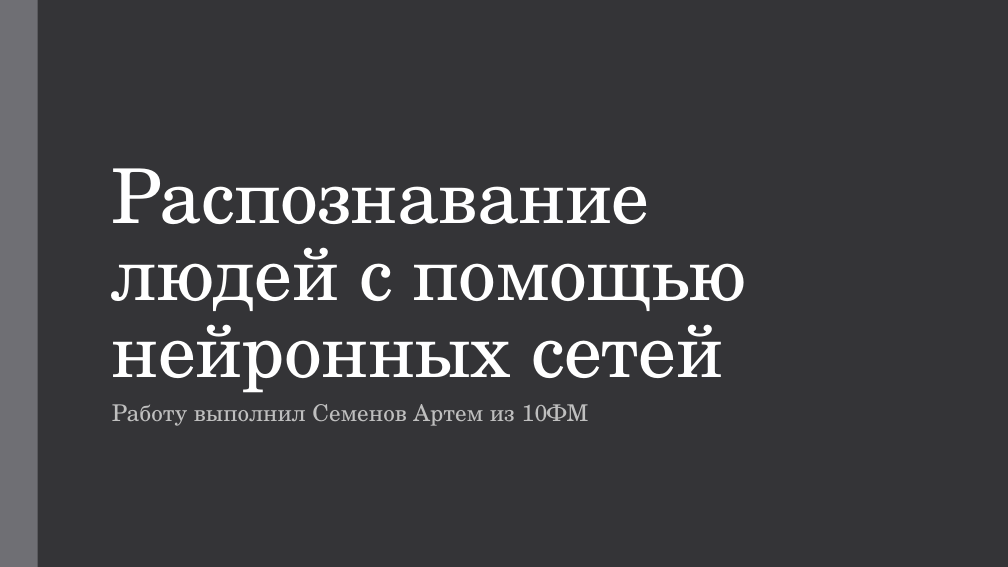
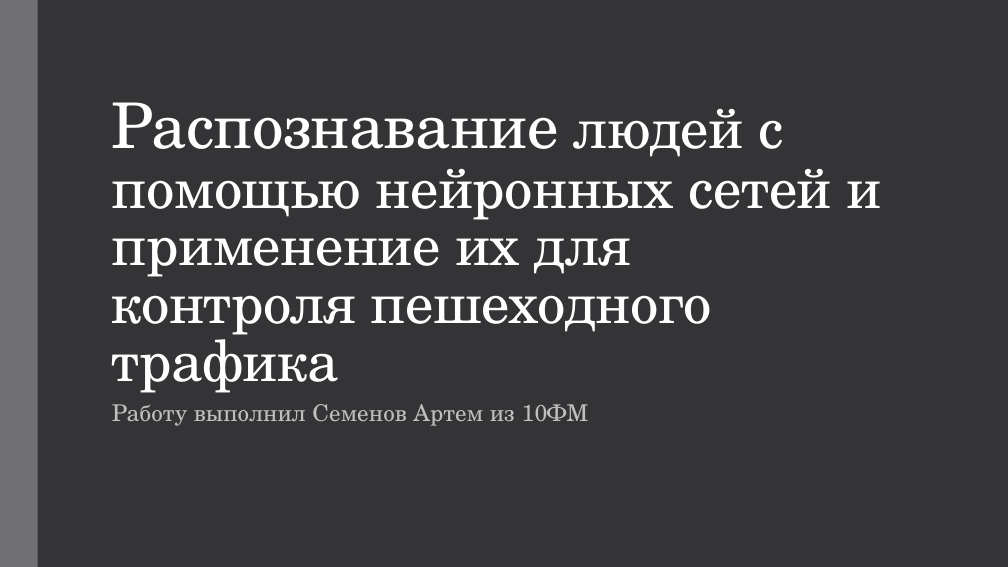
Before and after one commit to athens0/neuro-project, a slide deck: slide 1 of нейросети (1).pptx. Drawn at 1008x567 pixels with LibreOffice and Linux fonts; fonts in the diff are those of the drawing. Boxes give left, top, right and bottom in pixels: in the first picture for what was removed or moved away, otherwise in the second. Text is boxed around its words. In the diff, an @@ line names an element or a change of style, - is before the commit and + after.

```diff
--- a/нейросети (1).pptx
+++ b/нейросети (1).pptx
@@ title at bbox=[112, 102, 882, 393]: text changed; size 72 to 54 pt @@
-Распознавание людей с помощью нейронных сетей
+Распознавание людей с помощью нейронных сетей и применение их для контроля пешеходного трафика
```
Also in this commit, not shown: 2 other slides changed, 1 other file.
